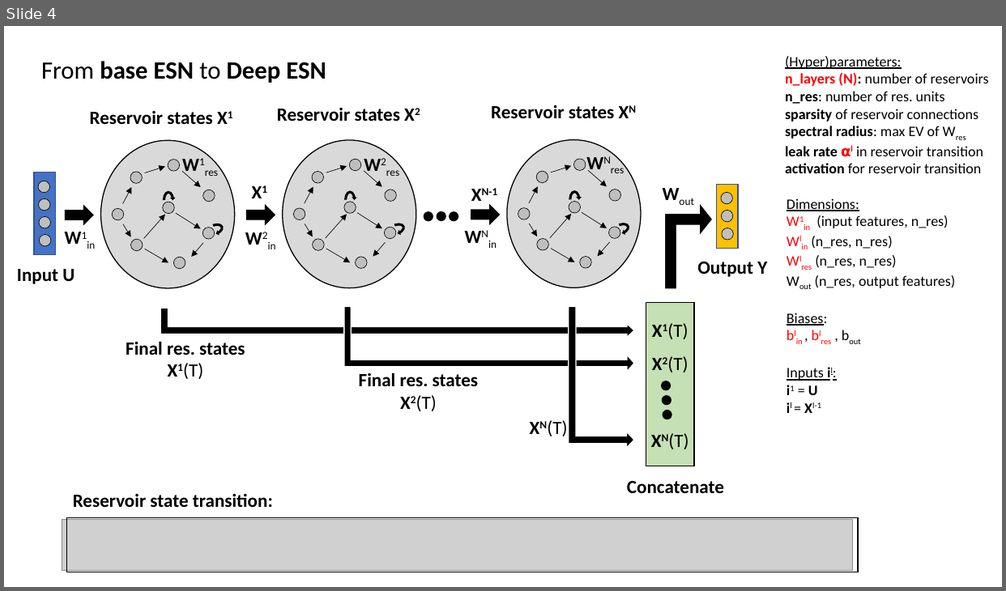
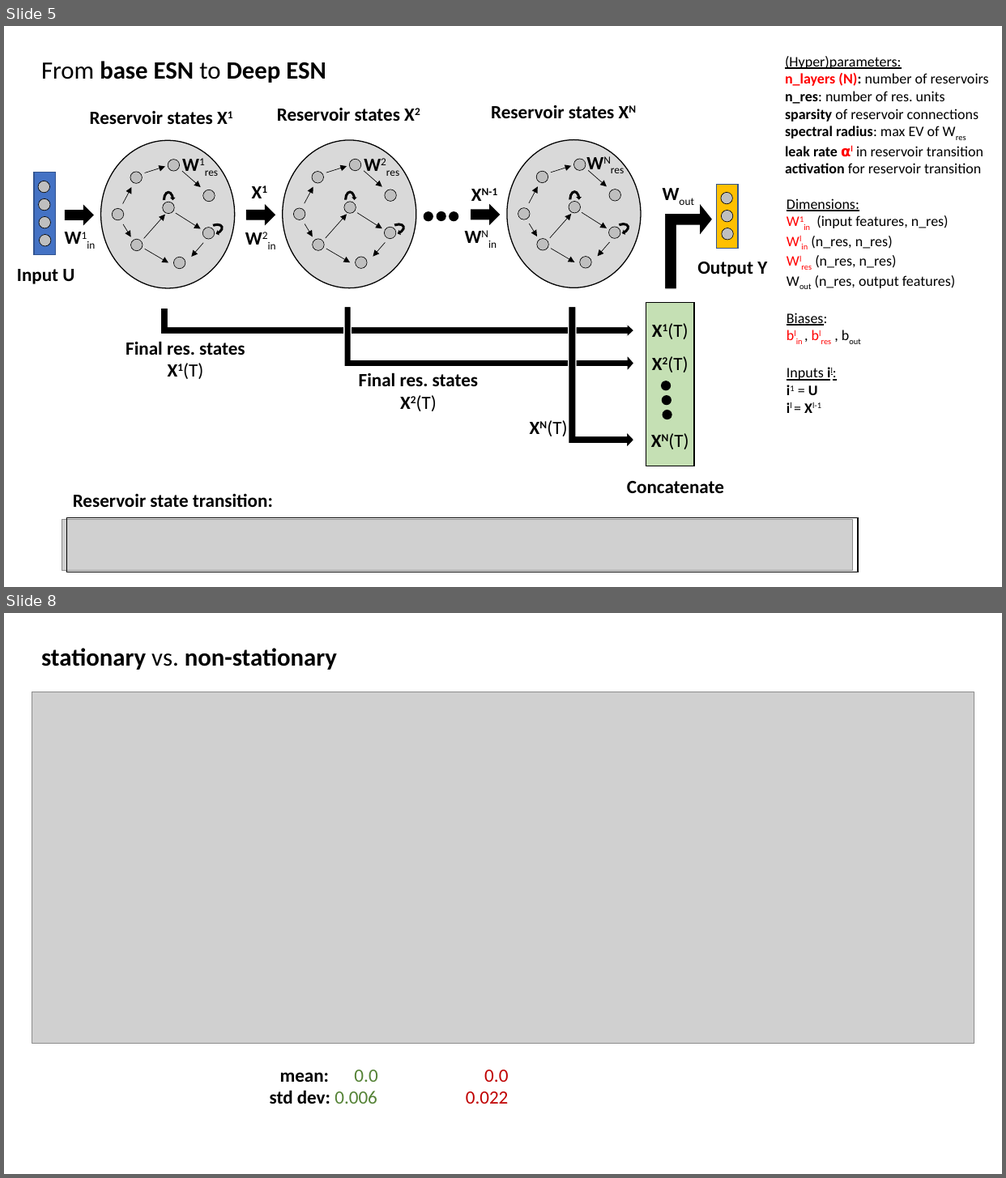
Before and after one commit to MarcoLandtHayen/EchoStateNetworks, a slide deck: ESN_wrapUP_decomposition_and_DeepESNs.pptx. Shown one above the other, each under a label of ours: slide 4 before the commit, slides 5 and 8 after it; the slides between them are not shown. The pictures are 1006x591 and 1006x1178 pixels, drawn with LibreOffice and Linux fonts; fonts in the diff are those of the drawing; grey boxes stand for pictures. Boxes give left, top, right and bottom in pixels: in the first picture for what was removed or moved away, otherwise in the second. Text is boxed around its words. In the diff, an @@ line names an element or a change of style, - is before the commit and + after.

```diff
--- a/ESN_wrapUP_decomposition_and_DeepESNs.pptx
+++ b/ESN_wrapUP_decomposition_and_DeepESNs.pptx
@@ slide 8 added at [4,613,1002,1174], background #FFFFFF @@
@@ text added at [41,648,337,670], 24 pt, text #000000, bold @@
+stationary vs. non-stationary
@@ picture added at [32,692,974,1043] @@
@@ text added at [270,1070,509,1104], 18 pt, text #000000 @@
+mean: 0.0 0.0
+std dev: 0.006 0.022
@@ what was slide 4 is now slide 5 @@
```
Also in this commit, not shown: 1 slide changed, 4 other slides added, 2 other files.
